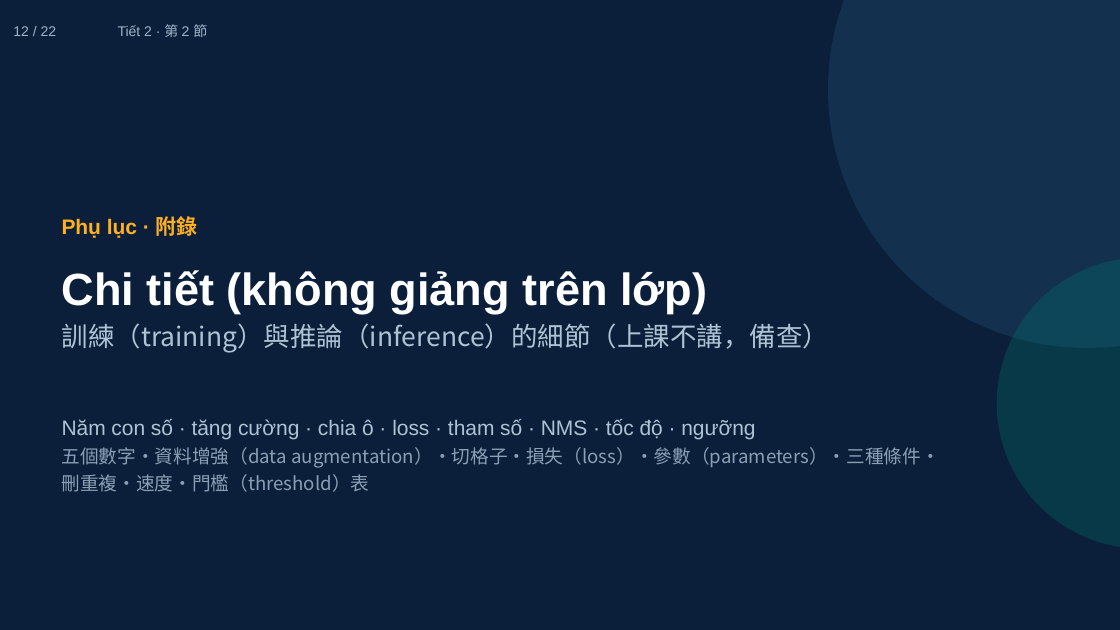
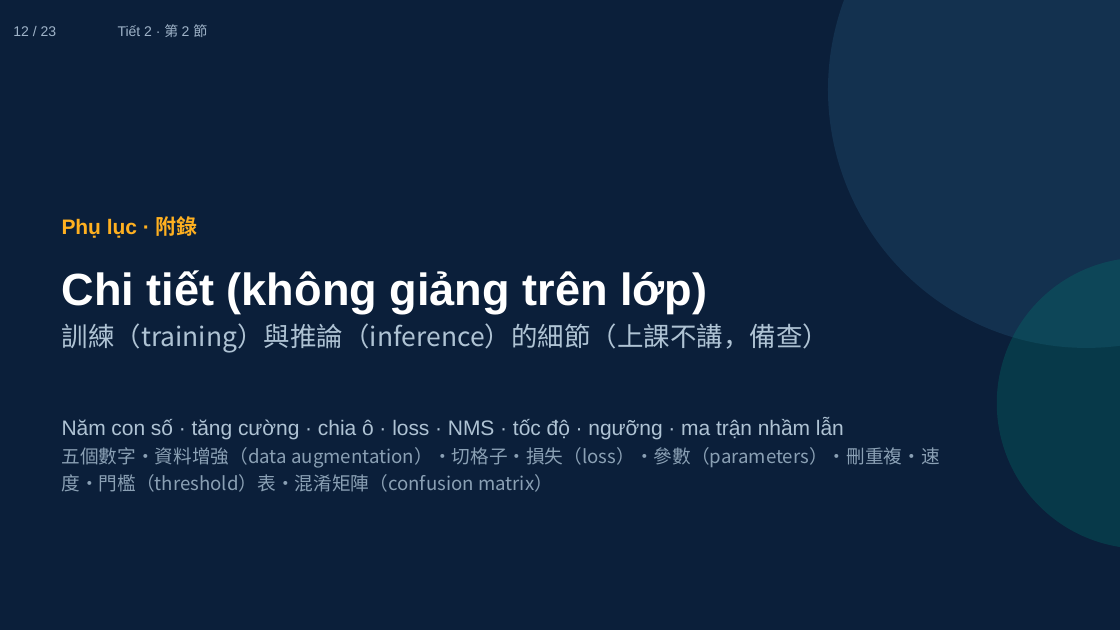
Before and after one commit to ch-neural/MITUST-Principles-of-Self-Driving-Cars, a slide deck: slide 12 of 第十週(11-12)/第十週_第2節_簡報.pptx. Drawn at 1120x630 pixels with LibreOffice and Linux fonts; fonts in the diff are those of the drawing. Boxes give left, top, right and bottom in pixels: in the first picture for what was removed or moved away, otherwise in the second. Text is boxed around its words. In the diff, an @@ line names an element or a change of style, - is before the commit and + after.

```diff
--- a/第十週(11-12)/第十週_第2節_簡報.pptx
+++ b/第十週(11-12)/第十週_第2節_簡報.pptx
@@ text at [13, 26, 57, 36]: text changed @@
-12 / 22
+12 / 23
@@ text at [62, 419, 940, 492]: text changed @@
-Năm con số · tăng cường · chia ô · loss · tham số · NMS · tốc độ · ngưỡng
-五個數字・資料增強（data augmentation）・切格子・損失（loss）・參數（parameters）・三種條件・刪重複・速度・門檻（threshold）表
+Năm con số · tăng cường · chia ô · loss · NMS · tốc độ · ngưỡng · ma trận nhầm lẫn
+五個數字・資料增強（data augmentation）・切格子・損失（loss）・參數（parameters）・刪重複・速度・門檻（threshold）表・混淆矩陣（confusion matrix）
```
Also in this commit, not shown: 20 other slides changed, 1 slide added.
